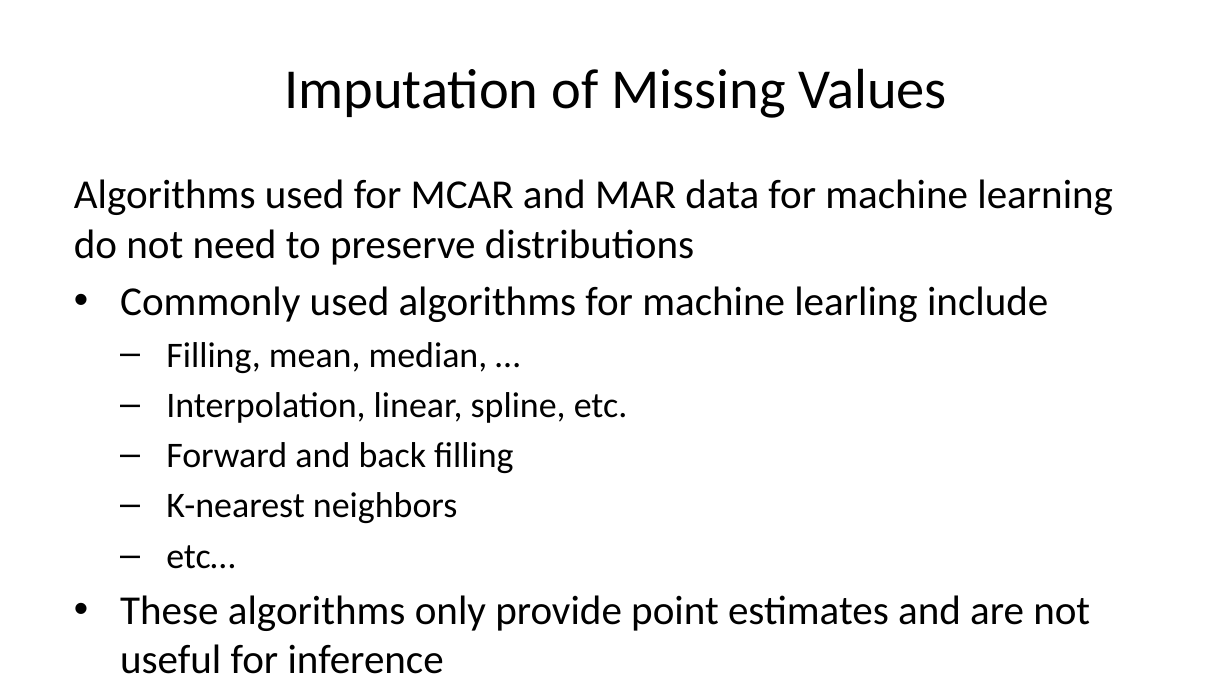
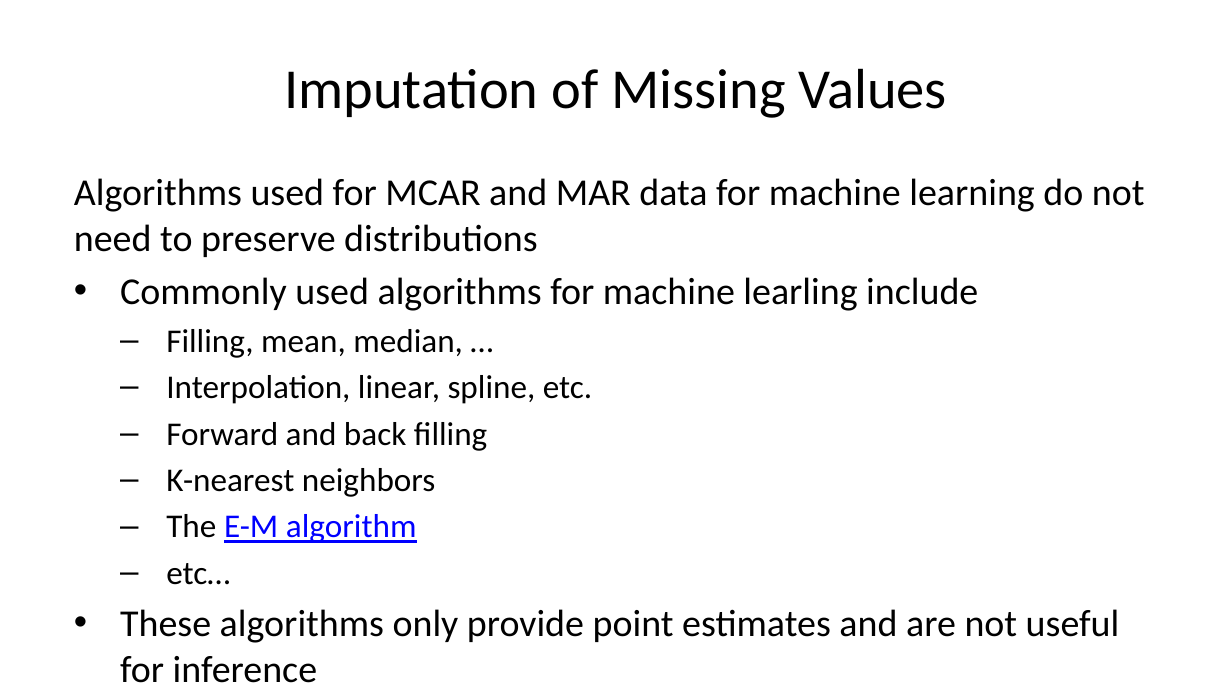
Before and after one commit to StephenElston/CSCI-E-83, a slide deck: slide 63 of LectureSlides/11_ModelsForMessyData.pptx (slide 64 before the commit). Drawn at 1232x693 pixels with LibreOffice and Linux fonts; fonts in the diff are those of the drawing. Boxes give left, top, right and bottom in pixels: in the first picture for what was removed or moved away, otherwise in the second. Text is boxed around its words. In the diff, an @@ line names an element or a change of style, - is before the commit and + after.

```diff
--- a/LectureSlides/11_ModelsForMessyData.pptx
+++ b/LectureSlides/11_ModelsForMessyData.pptx
@@ text at bbox=[74, 178, 1145, 683]: size 24 to 22.2 pt in "Algorithms used for MCAR and MAR data ...", "Commonly used algorithms for machine learling include", "These algorithms only provide point estimates and ..."; size 21 to 19.4 pt in "Filling, mean, median, …", "Interpolation, linear, spline, etc.", "Forward and back filling", "K-nearest neighbors" and 1 more places @@
@@ text at bbox=[166, 514, 417, 543]: paragraph added @@
+  – The E-M algorithm
```
Also in this commit, not shown: 12 other slides changed, 1 slide removed.
